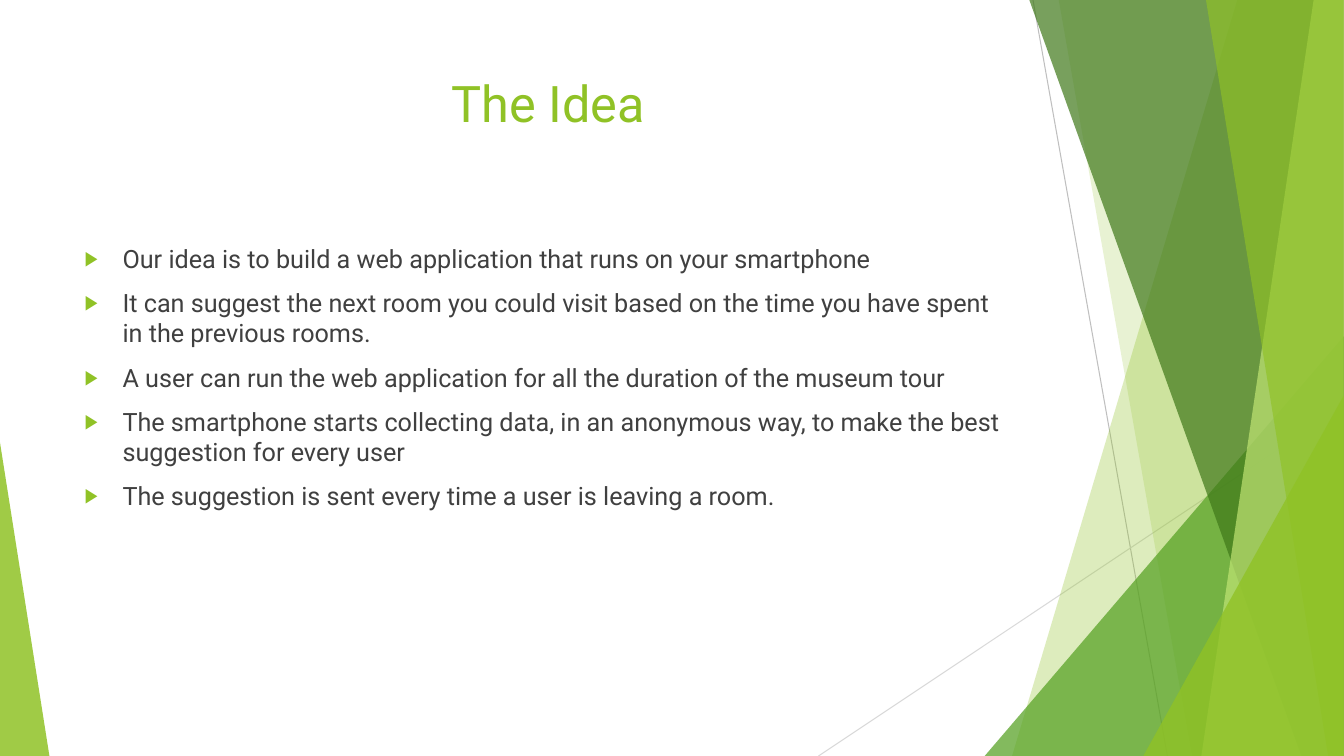
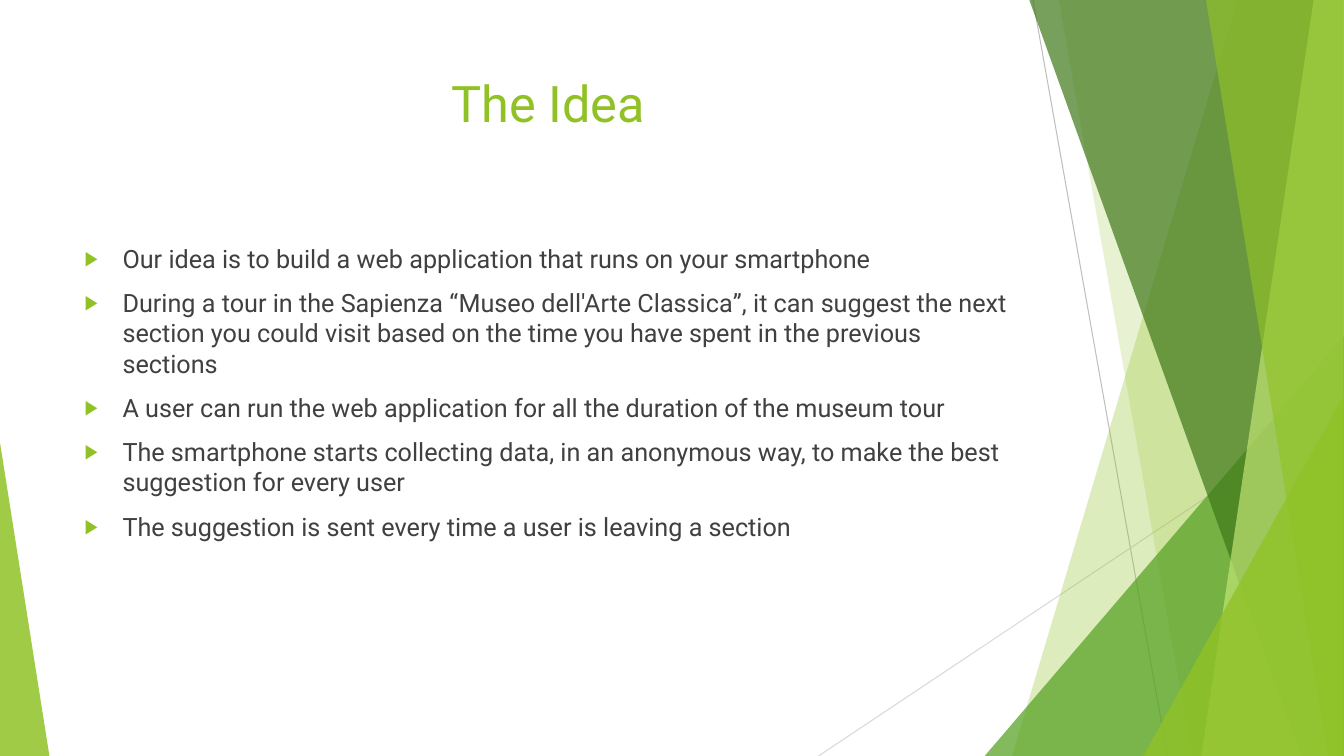
Before and after one commit to LuigiSigillo/NextRoom, a slide deck: slide 2 of Presentations/First presentation.pptx. Drawn at 1344x756 pixels with LibreOffice and Linux fonts; fonts in the diff are those of the drawing. Boxes give left, top, right and bottom in pixels: in the first picture for what was removed or moved away, otherwise in the second. Text is boxed around its words. In the diff, an @@ line names an element or a change of style, - is before the commit and + after.

Commit message:
updated references to Sapienza Museo dell'Arte Classica and to sections

```diff
--- a/Presentations/First presentation.pptx
+++ b/Presentations/First presentation.pptx
@@ text at bbox=[123, 293, 1006, 374]: text changed @@
-▶ It can suggest the next room you could visit based on the time you have spent in the previous rooms.
+▶ During a tour in the Sapienza “Museo dell'Arte Classica”, it can suggest the next section you could visit based on the time you have spent in the previous sections
@@ text at bbox=[123, 517, 791, 542]: text changed @@
-▶ The suggestion is sent every time a user is leaving a room.
+▶ The suggestion is sent every time a user is leaving a section
```
Also in this commit, not shown: 4 other files.
